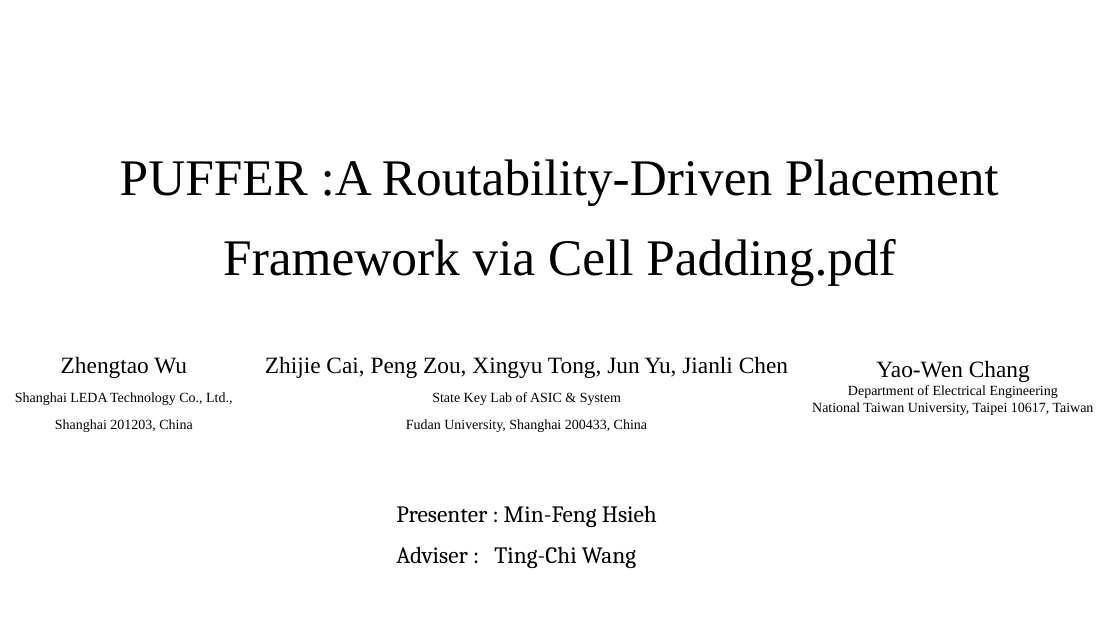
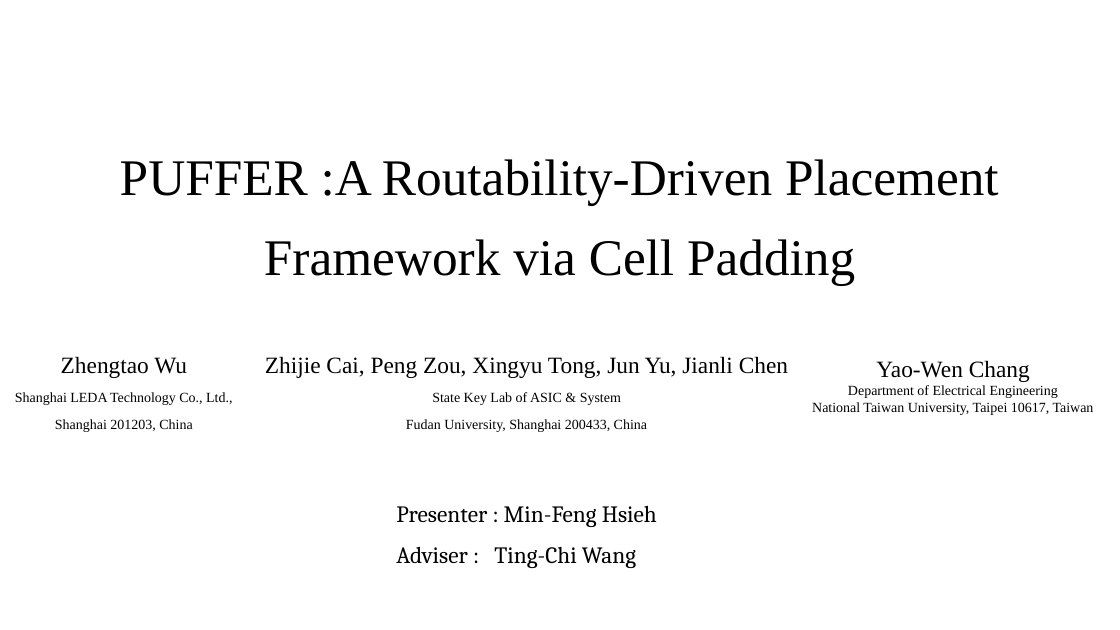
Before and after one commit to Pacific-Feng-Studuies/Studied-Papers, a slide deck: slide 1 of GM/Placement/PUFFER A Routability-Driven Placement Framework via Cell Padding/PUFFER A Routability-Driven Placement Framework via Cell Padding.pptx. Drawn at 1120x630 pixels with LibreOffice and Linux fonts; fonts in the diff are those of the drawing. Boxes give left, top, right and bottom in pixels: in the first picture for what was removed or moved away, otherwise in the second. Text is boxed around its words. In the diff, an @@ line names an element or a change of style, - is before the commit and + after.

```diff
--- a/GM/Placement/PUFFER A Routability-Driven Placement Framework via Cell Padding/PUFFER A Routability-Driven Placement Framework via Cell Padding.pptx
+++ b/GM/Placement/PUFFER A Routability-Driven Placement Framework via Cell Padding/PUFFER A Routability-Driven Placement Framework via Cell Padding.pptx
@@ title at (x1=120, y1=159, x2=999, y2=285): text changed @@
-PUFFER :A Routability-Driven Placement Framework via Cell Padding.pdf
+PUFFER :A Routability-Driven Placement Framework via Cell Padding
```
Also in this commit, not shown: 1 slide added, 1 other file.
